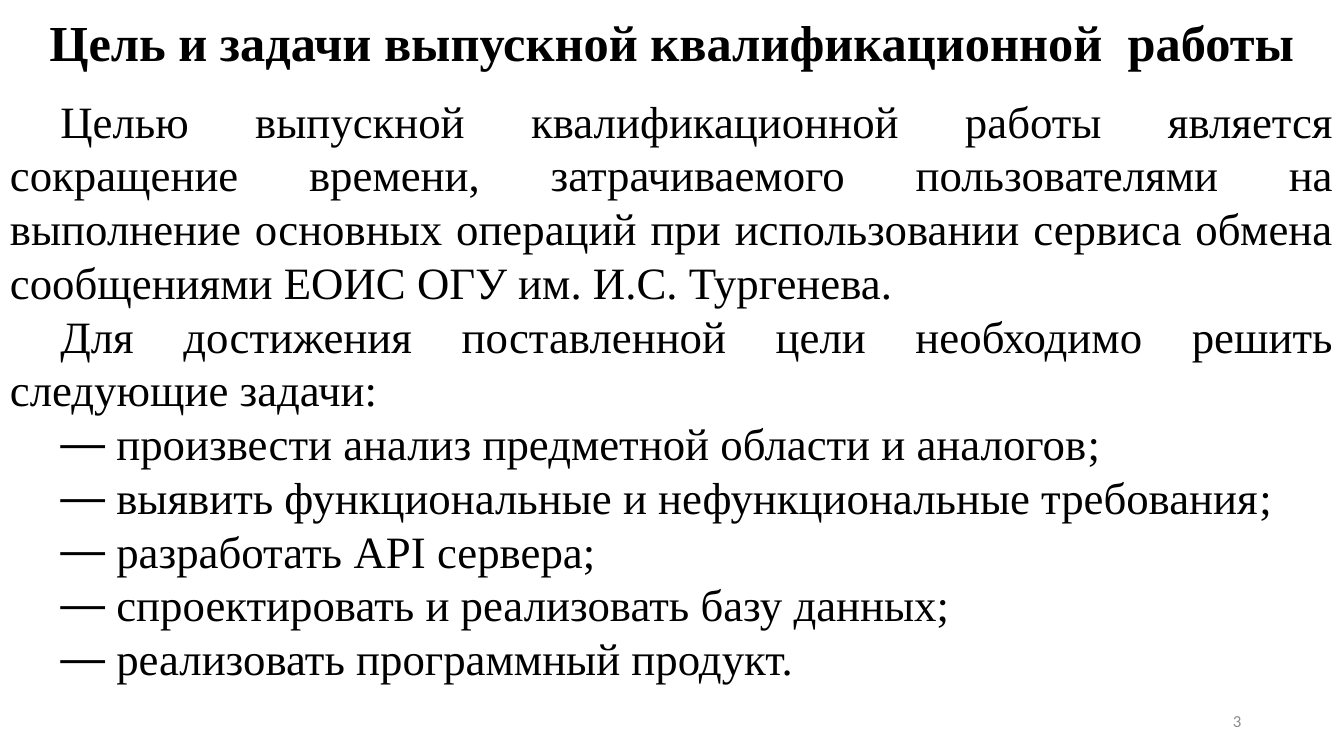
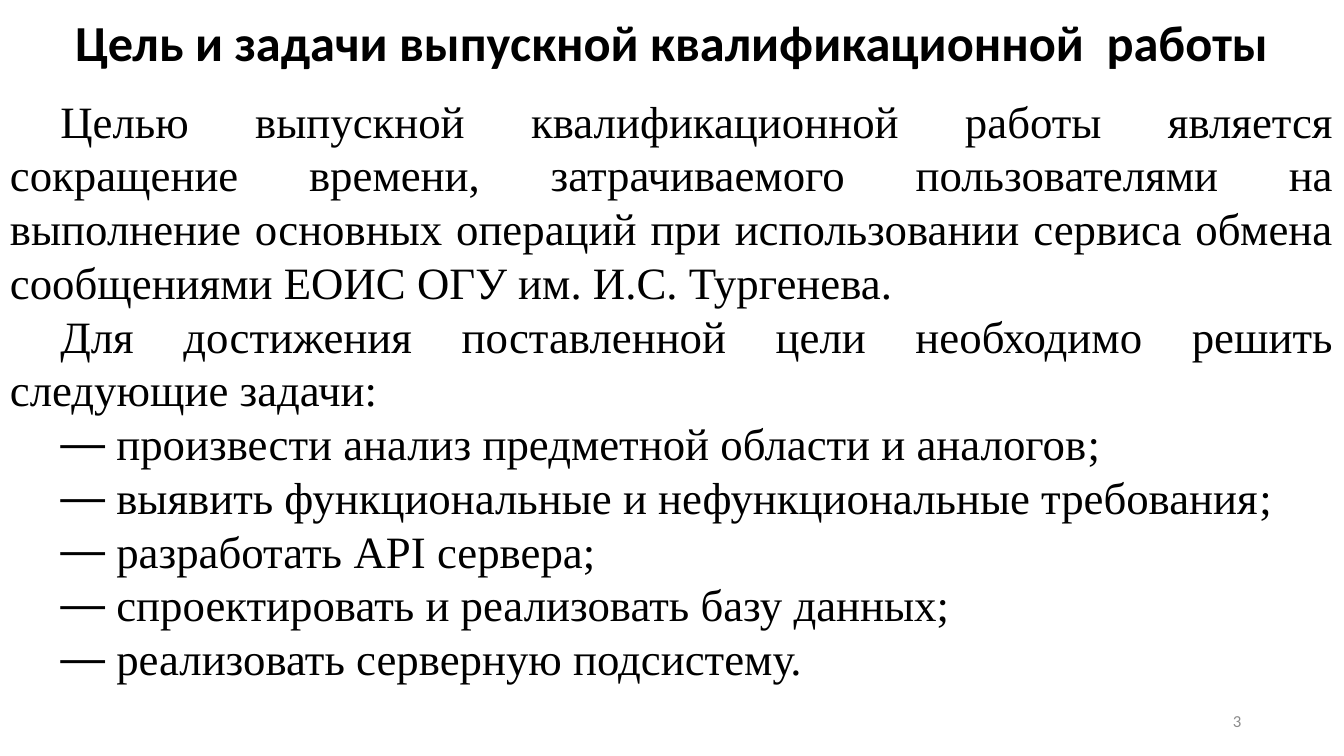
Before and after one commit to Kniger33/Institute, a slide deck: slide 3 of Diploma/Диплом/Преза/ВКР_Шорин.pptx. Drawn at 1344x756 pixels with LibreOffice and Linux fonts; fonts in the diff are those of the drawing. Boxes give left, top, right and bottom in pixels: in the first picture for what was removed or moved away, otherwise in the second. Text is boxed around its words. In the diff, an @@ line names an element or a change of style, - is before the commit and + after.

```diff
--- a/Diploma/Диплом/Преза/ВКР_Шорин.pptx
+++ b/Diploma/Диплом/Преза/ВКР_Шорин.pptx
@@ title "Цель и задачи выпускной квалификационной ..." at (x1=75, y1=26, x2=1268, y2=69): font Times New Roman to Calibri @@
@@ text at (x1=116, y1=654, x2=801, y2=685): text changed @@
-― реализовать программный продукт.
+― реализовать серверную подсистему.
```
Also in this commit, not shown: 5 other slides changed, 5 slides added, 2 slides removed, 2 other files.
